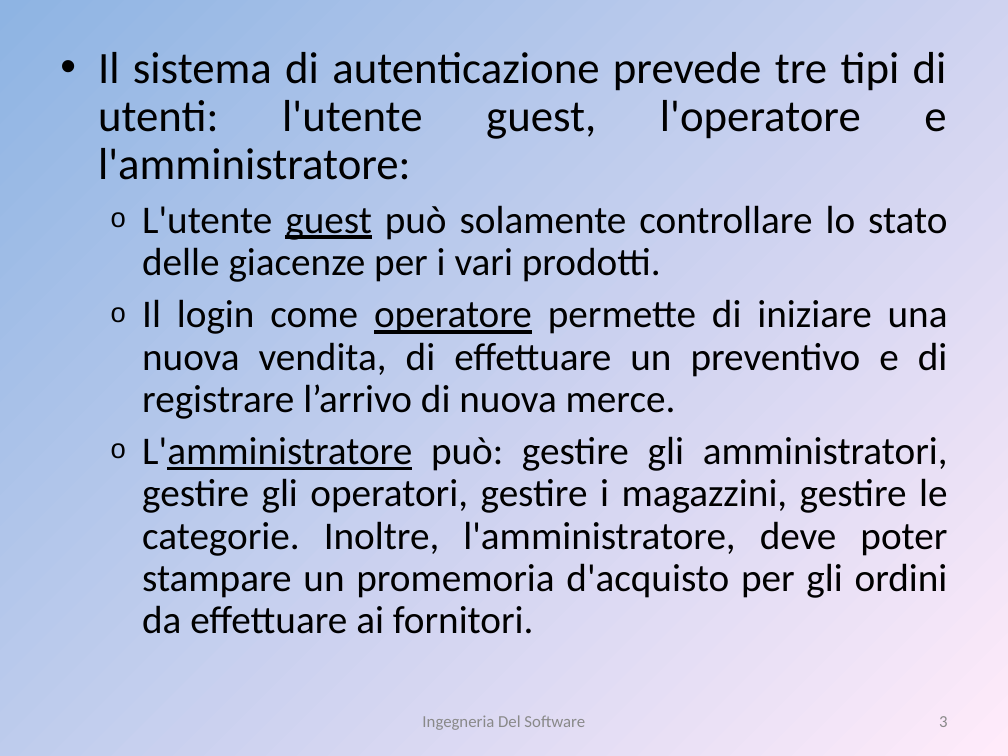
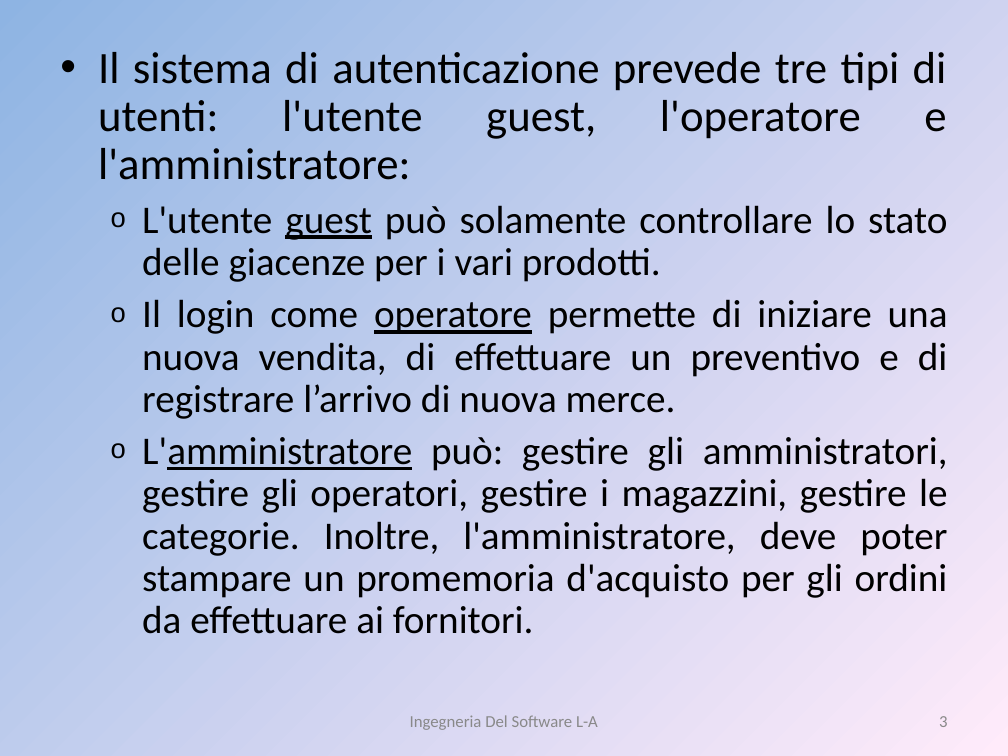
Before and after one commit to liannario/ingsoftbo, a slide deck: slide 3 of ViaggiateSicuri.ppt. Drawn at 1008x756 pixels with LibreOffice and Linux fonts; fonts in the diff are those of the drawing. Boxes give left, top, right and bottom in pixels: in the first picture for what was removed or moved away, otherwise in the second. Text is boxed around its words. In the diff, an @@ line names an element or a change of style, - is before the commit and + after.

```diff
--- a/ViaggiateSicuri.ppt
+++ b/ViaggiateSicuri.ppt
@@ text at box(410, 715, 598, 730): text changed @@
-Ingegneria Del Software
+Ingegneria Del Software L-A
```
Also in this commit, not shown: 4 other slides changed, 11 slides added, 1 slide removed.
